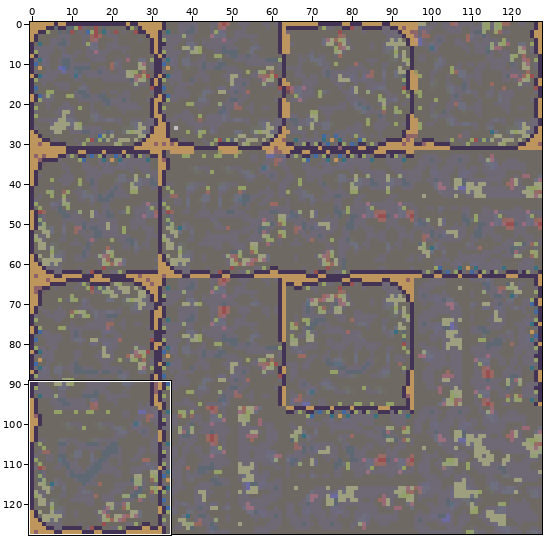
Edited in one commit: sprite sheet (images/junkTileset.png). Above, an overview of the earlier version with the close-up marked.
Close-up. Before:
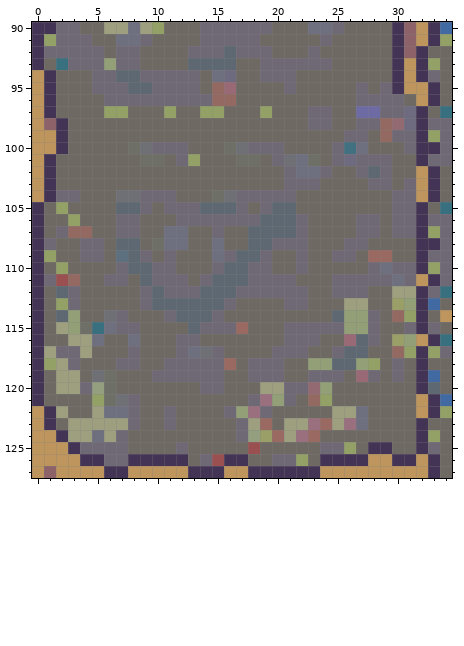
The file is 128x128 pixels. Colours within 5 levels of each other are drawn and written as one. Shown: x 0..34, y 90..127. The commit also changed other parts of the picture, which this record leaves out.
After the commit:
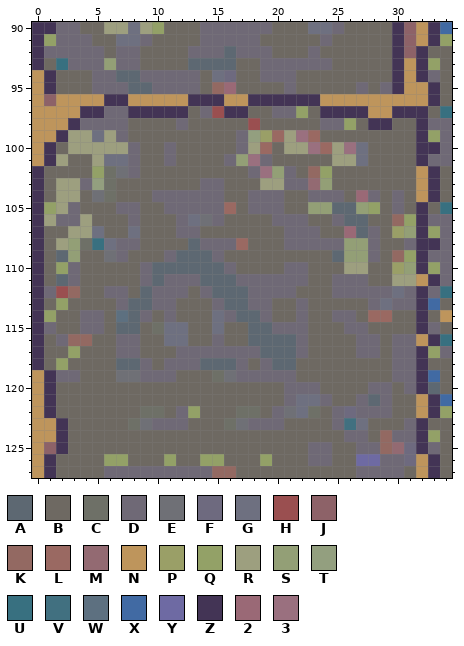
Palette (. is transparent): A #5d6872  B #6e6962  C #6e7067  D #6f6976  E #6f7076  F #6e6a7f  G #6e7080  H #9a4f50  J #8d6268  K #936962  L #9a6962  M #936a72  N #be955c  P #9a9f67  Q #93a167  R #9d9f7f  S #939f76  T #939f7f  U #387080  V #417080  W #5d7080  X #416aa3  Y #6e6aa3  Z #433455  2 #9a6976  3 #9a707f
The exact change:
Changed rows in their new state; - is an unchanged pixel.
first column x 0:
 96 -JNNNNZZNNNNNZZZNNZZZZZZNNNNNNNN
 97 -NNNZZDDZZZZZ-DHZZ-BDDQBZZZZNNZZ
 98 -NNZDDDD----D-----H----B-DQBZZBB
 99 ---RRGRD---------DTPLR3L--BB-BBB
100 -ZBRRRRRDBB-B---BDRLBRR3LR3----B
101 --R--RGGDBBDBB--DS3DBBBB-RRGBB--
102 ZB---QCED---------D3S-BKQ--BBB--
103 ZBRRDTC-------DD---RR--MS---BB-B
104 ZBRR-ECBBB--DDDDBB---B-DDD-2D--B
105 -QRD---DDB----DDLBD-DB-SSAASQ--B
106 -RDDR--B-----GE-BBBBDD---DAAB-KQ
107 --BRRG-BG--BDD-B--BBBD-D--2A--PS
108 -BRSCUGDD-BBBADDDLBBB--DDDSSD--D
109 -BASBBEDBB--AAADBBBB--B--ASSDBKQ
110 ---D---BBDAAAAAADBBB-D----RRBBPS
111 -BAD--BB-DA--DA--D----D-----BBRR
112 -DHK--DD-AD--BD--A----B-----DDGD
113 ---B---DAADDBBBDAADD-B----BBDGDD
114 -QBBDDBWAD--BBBGDAAD--D--DDBLLBB
115 -DBBDDBAA-CGGBBGBBAAD--BBBDDB--B
116 --DKKB-DD--GGB-D--AAAA-B--BD--DD
117 -BBQB--D-----DD-DDDAAA---BBDD-DD
118 -BQB---AAD----AAADB-AA-BBBBBB--D
119 NZDD-BBEED--BBBCED---D-BBB-BB--D
120 NZBBBBB-------BB---BB--DB---DD-D
121 NZ---BBBB---------BBB-GGD--DAD--
122 --B--BBBBCCBDQ--BCCBDEGC-DFDDD--
123 -NZBBBBBCED-D---CEDDDBBBBDV----D
124 ---BBBBB---------BBBBBBB--DD-KDD
125 -JZBBBBB----B-----B----D-BBDDKMF
126 -ZBBBBQQBBBQB-QQBB-QBBBDDBBYYDDF
127 -ZBBBBDDDDDDDDDKKBBBBBBBBBBDDDDB
